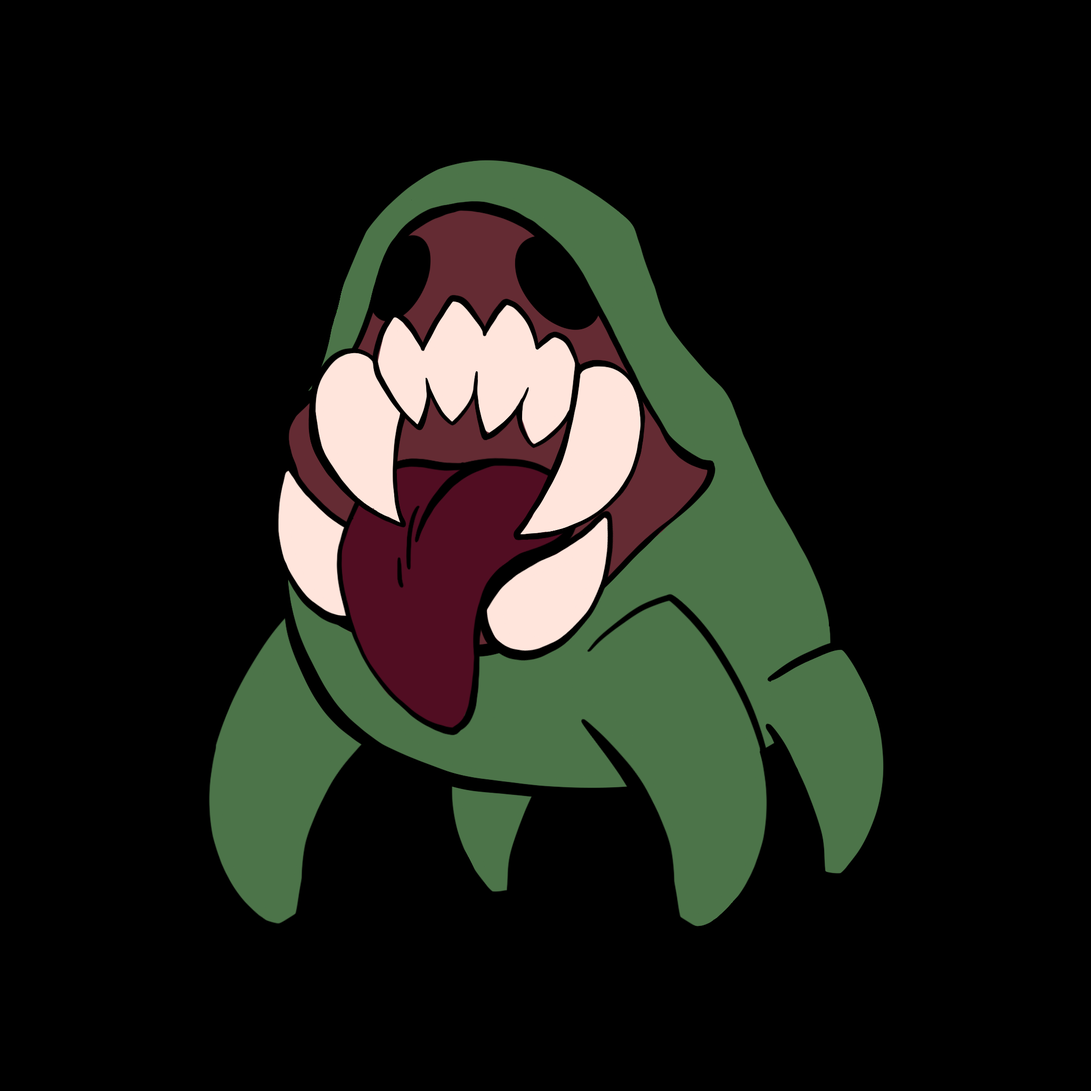
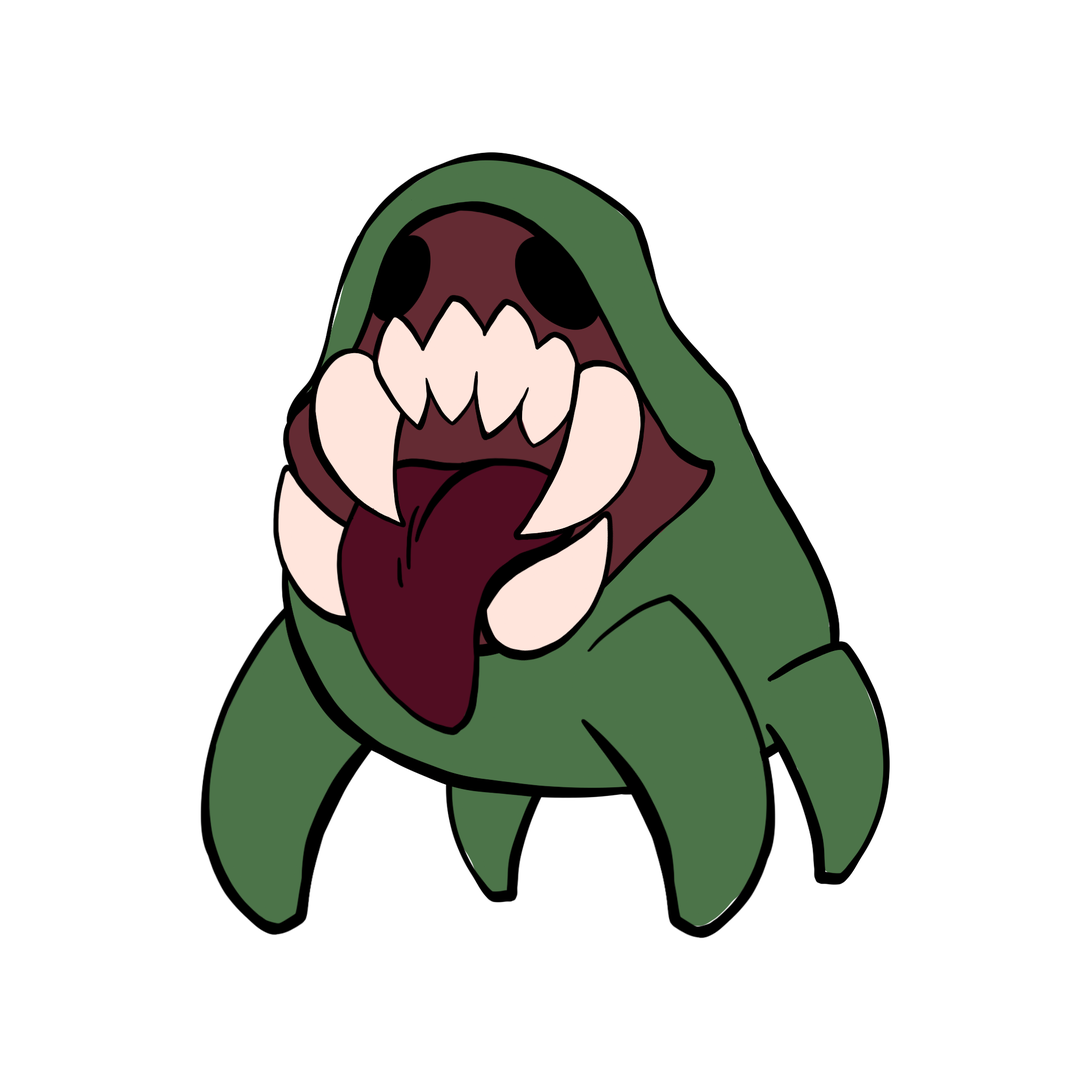
Revision of a layered 1091x1091 image; what changed, layer by layer:
removed layer "Background" over (0, 0, 1091, 1091)
